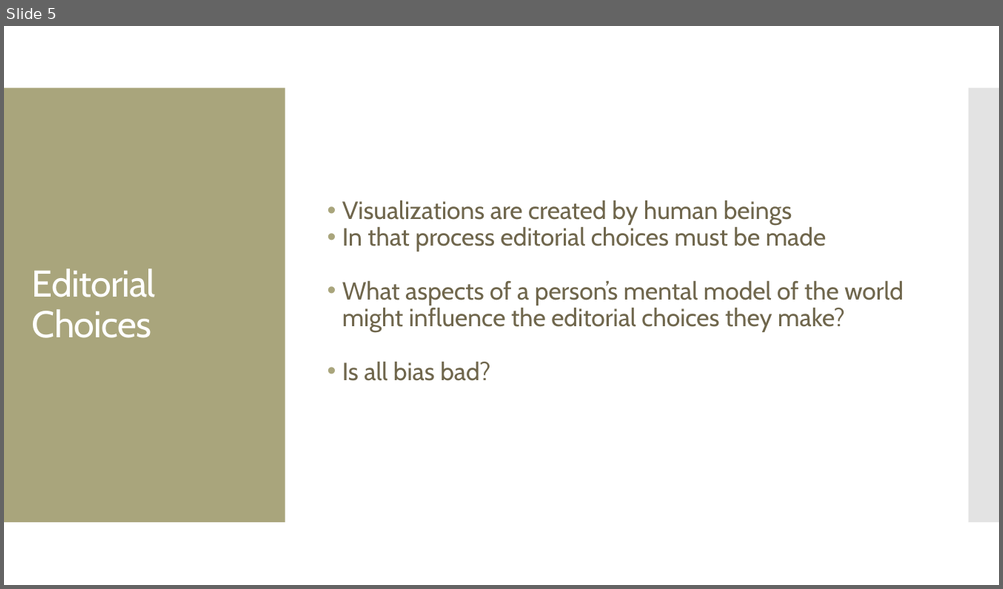
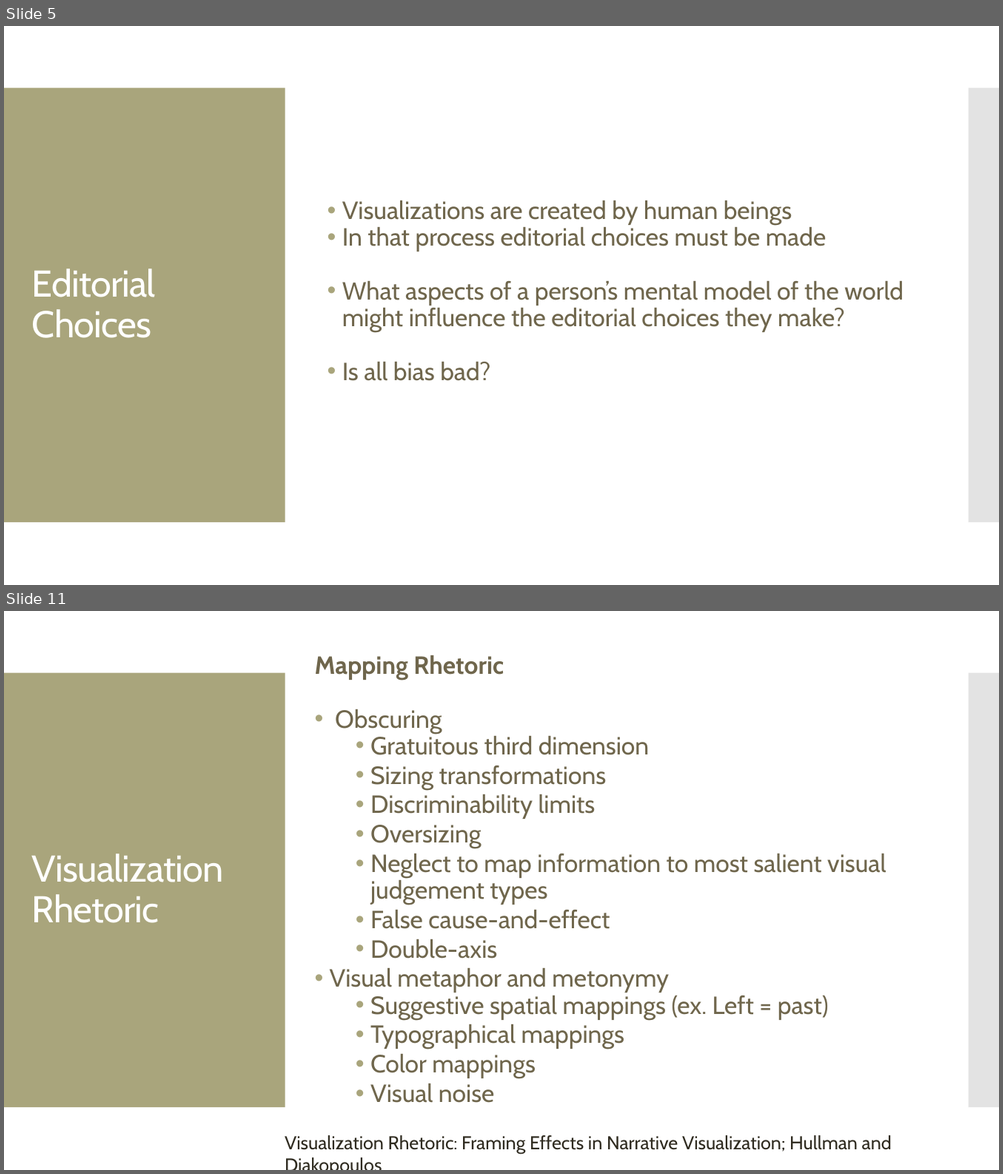
Before and after one commit to amosca01/SDS-CSC109, a slide deck: slides/14-persuasive-vis.pptx. Shown one above the other, each under a label of ours: slide 5 before the commit, slides 5 and 11 after it; the slides between them are not shown. The pictures are 1003x589 and 1003x1174 pixels, drawn with LibreOffice and Linux fonts; fonts in the diff are those of the drawing. Boxes give left, top, right and bottom in pixels: in the first picture for what was removed or moved away, otherwise in the second. Text is boxed around its words. In the diff, an @@ line names an element or a change of style, - is before the commit and + after.

```diff
--- a/slides/14-persuasive-vis.pptx
+++ b/slides/14-persuasive-vis.pptx
@@ slide 11 added at box(4, 611, 999, 1170), background #FFFFFF; not listed: 2 template elements that a slide beside it also shows @@
@@ text added at box(315, 655, 885, 1079), 24 pt, text #6F664C @@
+Mapping Rhetoric
+• Obscuring
+  • Gratuitous third dimension
+  • Sizing transformations
+  • Discriminability limits
+  • Oversizing
+  • Neglect to map information to most salient visual judgement types
+  • False cause-and-effect
+  • Double-axis
+• Visual metaphor and metonymy
+  • Suggestive spatial mappings (ex. Left = past)
+  • Typographical mappings
+  • Color mappings
+  • Visual noise
@@ title added at box(32, 854, 223, 923), 36 pt, text #FFFFFF @@
+Visualization Rhetoric
@@ text added at box(284, 1136, 891, 1154), 18 pt, text #2F2B20 @@
+Visualization Rhetoric: Framing Effects in Narrative Visualization; Hullman and Diakopoulos
```
Also in this commit, not shown: 3 slides changed, 10 other slides added, 12 other files.
